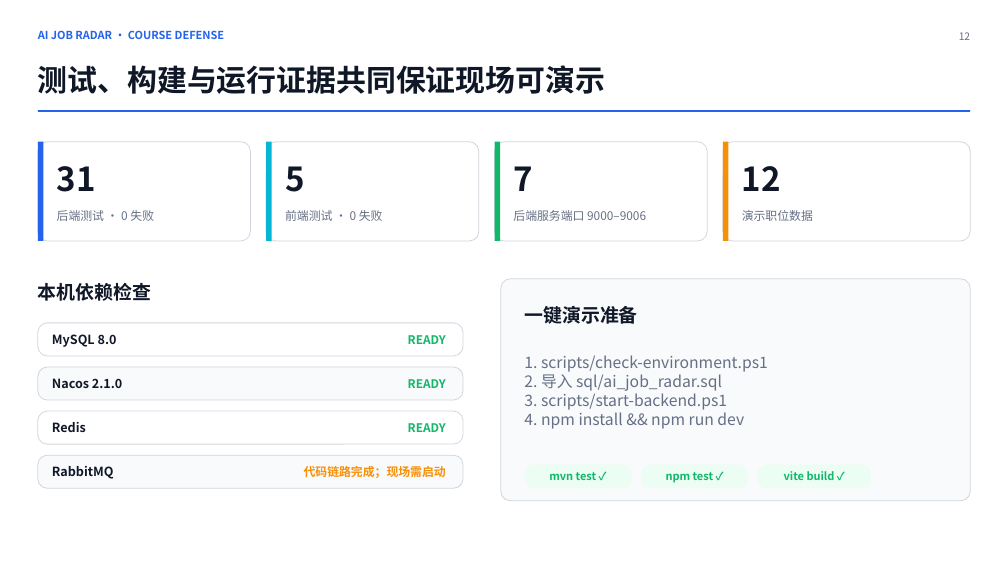
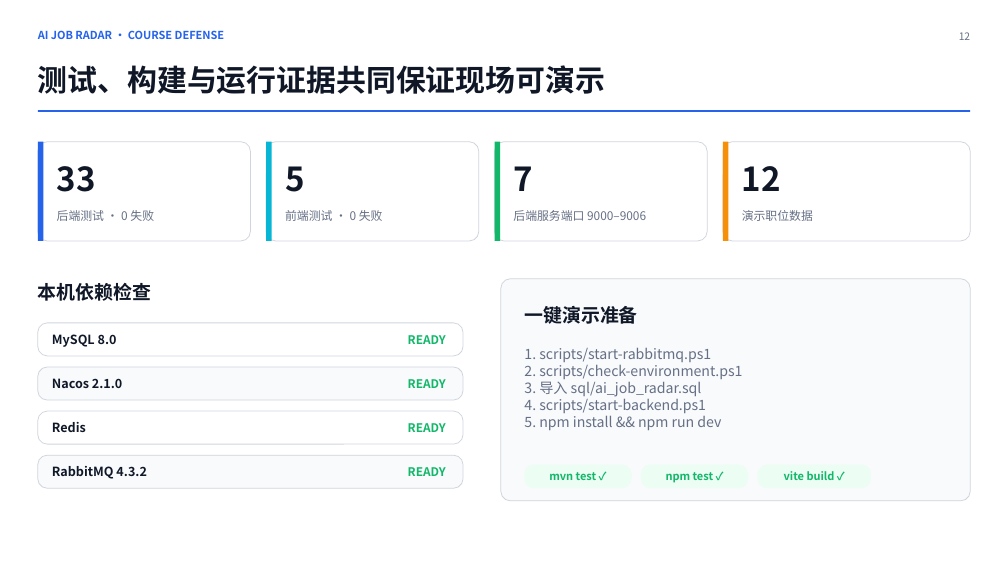
Before and after one commit to wda131/ai-job-radar-course, a slide deck: slide 12 of docs/AI求职雷达课程项目答辩.pptx. Drawn at 1008x567 pixels with LibreOffice and Linux fonts; fonts in the diff are those of the drawing. Boxes give left, top, right and bottom in pixels: in the first picture for what was removed or moved away, otherwise in the second. Text is boxed around its words. In the diff, an @@ line names an element or a change of style, - is before the commit and + after.

Commit message:
fix: support Java time in RabbitMQ events

```diff
--- a/docs/AI求职雷达课程项目答辩.pptx
+++ b/docs/AI求职雷达课程项目答辩.pptx
@@ text at <box>57,166,96,192</box>: text changed @@
-31
+33
@@ text at <box>524,347,742,430</box>: text changed; size 15 to 13.5 pt @@
-1. scripts/check-environment.ps1
-2. 导入 sql/ai_job_radar.sql
-3. scripts/start-backend.ps1
-4. npm install && npm run dev
+1. scripts/start-rabbitmq.ps1
+2. scripts/check-environment.ps1
+3. 导入 sql/ai_job_radar.sql
+4. scripts/start-backend.ps1
+5. npm install && npm run dev
@@ text at <box>52,466,146,479</box>: text changed @@
-RabbitMQ
+RabbitMQ 4.3.2
@@ text at <box>408,467,446,476</box>: text changed; text colour #F79009 to #12B76A @@
-代码链路完成；现场需启动
+READY
```
Also in this commit, not shown: 2 other slides changed, 6 other files.
